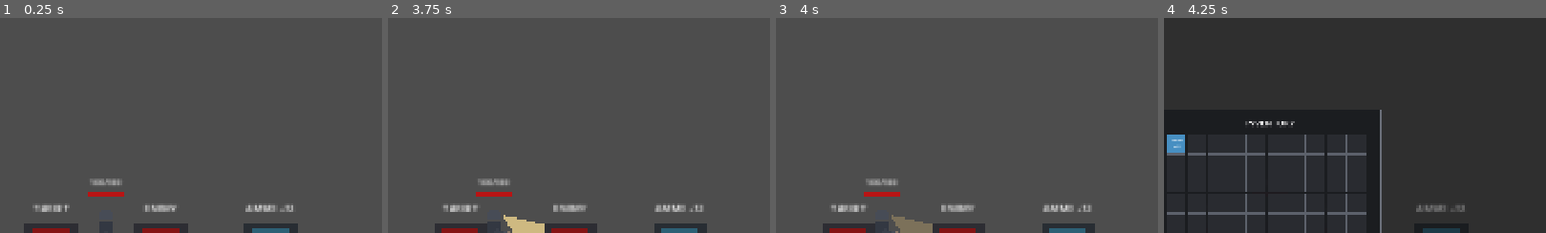
Above: before the commit, frames 1-4 (left to right).
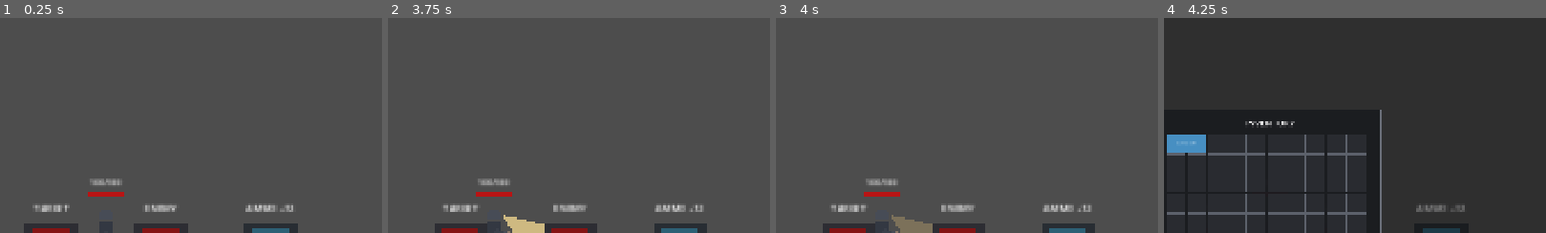
Above: after the commit, the same moments.

Repository: YuiTatsuki1011/projekt-black
Game: Godot game, scene res://scenes/levels/test_level.tscn
Two runs of this game, one before a commit and one after it. Both use one fixed random seed, a clock stepped at 60 frames per second and the inputs below.
Inputs (mouse positions are % of the whole screen's width and height, from its top left):
- Up to frame 1 (0.25 s): no input
- Up to frame 2 (3.75 s): tap Enter at 0.5, 3.5 s; move the mouse to (72, 45) at 0.52 s; hold D (move_right) 0.53-1.25 s; hold S (crouch) 0.53-1.25 s; click (72, 45) at 0.67 s; tap Space (jump) at 0.77, 2 s; drag from (30, 55) to (51, 51) at 1.27 s; move the mouse to (60, 28) at 2.02 s; press the mouse at (60, 28) at 2.03 s; hold A (move_left) 2.03-2.75 s; release the mouse at (60, 28) at 2.75 s; drag from (45, 70) to (79, 51) at 2.77 s; move the mouse to (80, 65) at 3.52 s; hold D (move_right) from 3.53 s (still down); tap F (melee_attack) at 3.6 s; click (80, 65) at 3.67 s
- Up to frame 3 (4 s): keep holding D (move_right); tap Space (jump) at 3.77 s
- Up to frame 4 (4.25 s): keep holding D (move_right); tap Tab (inventory_toggle) at 4.15 s
The pictures show only the part of the screen within x 36-86%, y 0-50%; the shares and areas given below are measured in that part.

Frames 1-3 are identical in both runs. In frame 4, 0.5% of the frame differs, in the area x 2-11%, y 54-63%.

Commit message:
Refine inventory drag behavior

Diff:
--- a/scripts/inventory/inventory.gd
+++ b/scripts/inventory/inventory.gd
@@ -8,7 +8,7 @@
 	&"pistol_ammo": {
 		"name": "Pistol Ammo",
 		"short_name": "Ammo",
-		"size": Vector2i(1, 1),
+		"size": Vector2i(2, 1),
 		"stackable": true,
 		"max_stack": 60,
 		"color": Color(0.28, 0.56, 0.76, 1.0),
--- a/scripts/ui/inventory_screen.gd
+++ b/scripts/ui/inventory_screen.gd
@@ -18,7 +18,7 @@
 var _inventory: Node
 var _item_nodes: Dictionary = {}
 var _drag_entry_id: int = -1
-var _drag_mouse_offset: Vector2 = Vector2.ZERO
+var _drag_cell_offset: Vector2i = Vector2i.ZERO
 
 
 func _ready() -> void:
@@ -138,7 +138,7 @@
 	label.offset_bottom = -2.0
 	label.horizontal_alignment = HORIZONTAL_ALIGNMENT_CENTER
 	label.vertical_alignment = VERTICAL_ALIGNMENT_CENTER
-	label.text = _get_item_label(definition, quantity)
+	label.text = _get_item_label(definition, quantity, size)
 	label.add_theme_font_size_override("font_size", 9)
 	item_panel.add_child(label)
 
@@ -160,7 +160,13 @@
 
 	_drag_entry_id = entry_id
 	var item_node := _item_nodes[entry_id] as Control
-	_drag_mouse_offset = get_viewport().get_mouse_position() - item_node.global_position
+	var entry: Dictionary = _inventory.get_entry(entry_id)
+	var entry_size: Vector2i = entry.get("size", Vector2i.ONE)
+	var local_mouse_position: Vector2 = item_node.get_global_transform().affine_inverse() * get_viewport().get_mouse_position()
+	_drag_cell_offset = Vector2i(
+		clampi(floori(local_mouse_position.x / CELL_PITCH), 0, entry_size.x - 1),
+		clampi(floori(local_mouse_position.y / CELL_PITCH), 0, entry_size.y - 1)
+	)
 	_refresh()
 
 
@@ -169,11 +175,11 @@
 		return
 
 	var item_node := _item_nodes[_drag_entry_id] as Control
-	item_node.global_position = get_viewport().get_mouse_position() - _drag_mouse_offset
-
-	var target_cell: Vector2i = _global_to_grid(item_node.global_position)
+	var target_cell: Vector2i = _get_drag_target_cell()
 	var entry: Dictionary = _inventory.get_entry(_drag_entry_id)
 	var entry_size: Vector2i = entry.get("size", Vector2i.ONE)
+
+	item_node.position = _grid_to_local(target_cell)
 	preview.visible = true
 	preview.position = _grid_to_local(target_cell)
 	preview.size = _entry_pixel_size(entry_size)
@@ -187,8 +193,7 @@
 
 	var target_cell := Vector2i.ZERO
 	if _item_nodes.has(_drag_entry_id):
-		var item_node := _item_nodes[_drag_entry_id] as Control
-		target_cell = _global_to_grid(item_node.global_position)
+		target_cell = _get_drag_target_cell()
 
 	_inventory.move_entry(_drag_entry_id, target_cell)
 	_cancel_drag()
@@ -197,7 +202,7 @@
 
 func _cancel_drag() -> void:
 	_drag_entry_id = -1
-	_drag_mouse_offset = Vector2.ZERO
+	_drag_cell_offset = Vector2i.ZERO
 	preview.visible = false
 
 
@@ -208,6 +213,10 @@
 func _global_to_grid(global_position: Vector2) -> Vector2i:
 	var local_position: Vector2 = grid_root.get_global_transform().affine_inverse() * global_position
 	return Vector2i(floori(local_position.x / CELL_PITCH), floori(local_position.y / CELL_PITCH))
+
+
+func _get_drag_target_cell() -> Vector2i:
+	return _global_to_grid(get_viewport().get_mouse_position()) - _drag_cell_offset
 
 
 func _entry_pixel_size(entry_size: Vector2i) -> Vector2:
@@ -217,9 +226,11 @@
 	)
 
 
-func _get_item_label(definition: Dictionary, quantity: int) -> String:
+func _get_item_label(definition: Dictionary, quantity: int, entry_size: Vector2i) -> String:
 	var item_name: String = str(definition.get("short_name", definition.get("name", "Item")))
 	if quantity > 1:
+		if entry_size.x >= 2:
+			return "%s x%d" % [item_name, quantity]
 		return "%s\nx%d" % [item_name, quantity]
 	return item_name
 
Not shown, changed: docs/ARCHITECTURE.md
Not shown, changed: docs/HANDOFF.md
